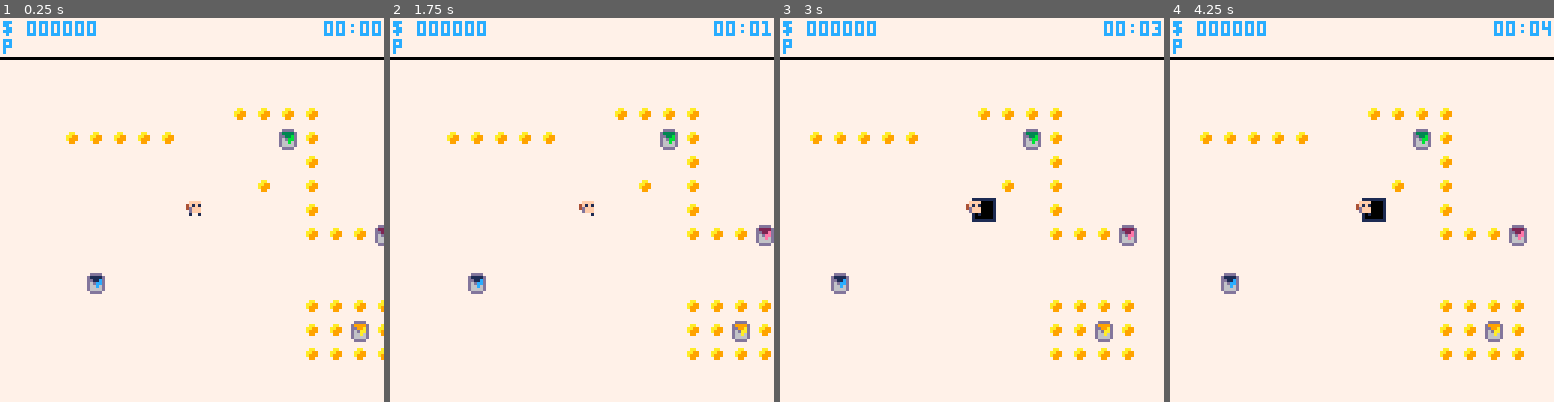
Above: before the commit, frames 1-4 (left to right).
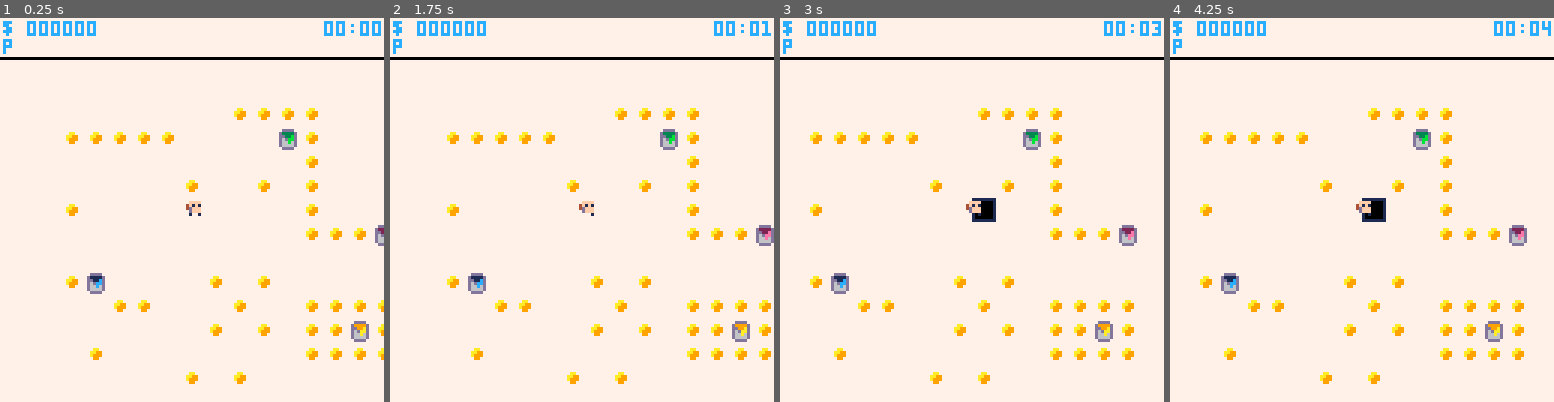
Above: after the commit, the same moments.

Repository: Beetrootmonkey/LudumDare45
Game: PICO-8 cartridge ld45.p8
Two runs of this game, one before a commit and one after it. Both use one fixed random seed, a clock stepped at 60 frames per second and the inputs below.
Inputs:
- Up to frame 1 (0.25 s): no input
- Up to frame 2 (1.75 s): tap X (X key) at 0.33, 1.07 s; tap O (Z key) at 0.7, 1.7 s; hold Right from 1.6 s (still down)
- Up to frame 3 (3 s): tap X (X key) at 1.85, 2.97 s; release Right at 2.1 s; tap O (Z key) at 2.1, 2.5, 2.9 s; hold Up 2.15-2.42 s; hold Right from 2.47 s (still down)
- Up to frame 4 (4.25 s): release Right at 3.03 s; hold Left 3.08-3.58 s; tap O (Z key) at 3.3, 3.7, 4.1 s; hold Down 3.63-3.97 s; hold Right from 4.02 s (still down); tap X (X key) at 4.08 s

The runs differ from the first frame. In frame 1, 1.0% of the frame differs, in the area x 17-71%, y 42-96%; in frame 2, 1.0%; in frame 3, 1.0%; in frame 4, 1.0%.

Commit message:
Update ld45.p8

Diff:
--- a/ld45.p8
+++ b/ld45.p8
@@ -469,12 +469,12 @@
 
 __gfx__
 50000005000000000000000000000000000000000000000000000000000000000000000000000000000000000000000000000000000000000000000000000000
-00000000005ffff0000aa000000ee000000000000000000000000000000000000000000000000000000000000000000000000000000000000000000000000000
-00000000005f1f1000aa990000ee8800000000000000000000000000000000000000000000000000000000000000000000000000000000000000000000000000
-00000000005ffff000a9990000e88800000000000000000000000000000000000000000000000000000000000000000000000000000000000000000000000000
-00000000005000000009900000088000000000000000000000000000000000000000000000000000000000000000000000000000000000000000000000000000
-00000000005000000005000000050000000000000000000000000000000000000000000000000000000000000000000000000000000000000000000000000000
-00000000055500000055500000555000000000000000000000000000000000000000000000000000000000000000000000000000000000000000000000000000
+000000000005ffff000aa000000ee000000000000000000000000000000000000000000000000000000000000000000000000000000000000000000000000000
+000000000005f1f100aa990000ee8800000000000000000000000000000000000000000000000000000000000000000000000000000000000000000000000000
+000000000005ffff00a9990000e88800000000000000000000000000000000000000000000000000000000000000000000000000000000000000000000000000
+00000000000500000009900000088000000000000000000000000000000000000000000000000000000000000000000000000000000000000000000000000000
+00000000000500000005000000050000000000000000000000000000000000000000000000000000000000000000000000000000000000000000000000000000
+00000000005550000055500000555000000000000000000000000000000000000000000000000000000000000000000000000000000000000000000000000000
 50000005000000000000000000000000000000000000000000000000000000000000000000000000000000000000000000000000000000000000000000000000
 00000000000000000000000000000000000000000000000000000000000000000000000000000000000000000000000000000000000000000000000000000000
 00000000000000000000000000000000000000000000000000000000000000000000000000000000000000000000000000000000000000000000000000000000
@@ -540,15 +540,15 @@
 5050505050505000020202025900000000000000000000000000000000000000000000000000000000000000000000000000000000000000000000000000000000000000000000000000000000000000000000000000000000000000000000000000000000000000000000000000000000000000000000000000000000000000
 5002020202035000000031025900000000000000000000000000000000000000000000000000000000000000000000000000000000000000000000000000000000000000000000000000000000000000000000000000000000000000000000000000000000000000000000000000000000000000000000000000000000000000
 50494900505050494a5050025900000000000000000000000000000000000000000000000000000000000000000000000000000000000000000000000000000000000000000000000000000000000000000000000000000000000000000000000000000000000000000000000000000000000000000000000000000000000000
-4900000000000000000250035050505000000000000000000000000000000000000000000000000000000000000000000000000000000000000000000000000000000000000000000000000000000000000000000000000000000000000000000000000000000000000000000000000000000000000000000000000000000000
-5000010101010100480059020000585000000000000000000000000000000000000000000000000000000000000000000000000000000000000000000000000000000000000000000000000000000000000000000000000000000000000000000000000000000000000000000000000000000000000000000000000000000000
+4900000000000200000250035050505000000000000000000000000000000000000000000000000000000000000000000000000000000000000000000000000000000000000000000000000000000000000000000000000000000000000000000000000000000000000000000000000000000000000000000000000000000000
+5002010101010100480059020000585000000000000000000000000000000000000000000000000000000000000000000000000000000000000000000000000000000000000000000000000000000000000000000000000000000000000000000000000000000000000000000000000000000000000000000000000000000000
 500001010101010000005a020202325000000000000000000000000000000000000000000000000000000000000000000000000000000000000000000000000000000000000000000000000000000000000000000000000000000000000000000000000000000000000000000000000000000000000000000000000000000000
 5050505001010101000050000000005000000000000000000000000000000000000000000000000000000000000000000000000000000000000000000000000000000000000000000000000000000000000000000000000000000000000000000000000000000000000000000000000000000000000000000000000000000000
-5000305000000000000050505050505000000000000000000000000000000000000000000000000000000000000000000000000000000000000000000000000000000000000000000000000000000000000000000000000000000000000000000000000000000000000000000000000000000000000000000000000000000000
-5000000000000000000050020202025000000000000000000000000000000000000000000000000000000000000000000000000000000000000000000000000000000000000000000000000000000000000000000000000000000000000000000000000000000000000000000000000000000000000000000000000000000000
-500000000000000000006a020233025000000000000000000000000000000000000000000000000000000000000000000000000000000000000000000000000000000000000000000000000000000000000000000000000000000000000000000000000000000000000000000000000000000000000000000000000000000000
-507900007a007900000050020202026900000000000000000000000000000000000000000000000000000000000000000000000000000000000000000000000000000000000000000000000000000000000000000000000000000000000000000000000000000000000000000000000000000000000000000000000000000000
-5050790000000000000050005069696900000000000000000000000000000000000000000000000000000000000000000000000000000000000000000000000000000000000000000000000000000000000000000000000000000000000000000000000000000000000000000000000000000000000000000000000000000000
+5002305000000002000350505050505000000000000000000000000000000000000000000000000000000000000000000000000000000000000000000000000000000000000000000000000000000000000000000000000000000000000000000000000000000000000000000000000000000000000000000000000000000000
+5000000202000000020050020202025000000000000000000000000000000000000000000000000000000000000000000000000000000000000000000000000000000000000000000000000000000000000000000000000000000000000000000000000000000000000000000000000000000000000000000000000000000000
+500000000000000200026a020233025000000000000000000000000000000000000000000000000000000000000000000000000000000000000000000000000000000000000000000000000000000000000000000000000000000000000000000000000000000000000000000000000000000000000000000000000000000000
+507902007a007900000050020202026900000000000000000000000000000000000000000000000000000000000000000000000000000000000000000000000000000000000000000000000000000000000000000000000000000000000000000000000000000000000000000000000000000000000000000000000000000000
+5050790000000200020050005069696900000000000000000000000000000000000000000000000000000000000000000000000000000000000000000000000000000000000000000000000000000000000000000000000000000000000000000000000000000000000000000000000000000000000000000000000000000000
 5050505078000000000000585050505000000000000000000000000000000000000000000000000000000000000000000000000000000000000000000000000000000000000000000000000000000000000000000000000000000000000000000000000000000000000000000000000000000000000000000000000000000000
 5050505050505000000050505050505000000000000000000000000000000000000000000000000000000000000000000000000000000000000000000000000000000000000000000000000000000000000000000000000000000000000000000000000000000000000000000000000000000000000000000000000000000000
 50505050507079797a7979705050505000000000000000000000000000000000000000000000000000000000000000000000000000000000000000000000000000000000000000000000000000000000000000000000000000000000000000000000000000000000000000000000000000000000000000000000000000000000
